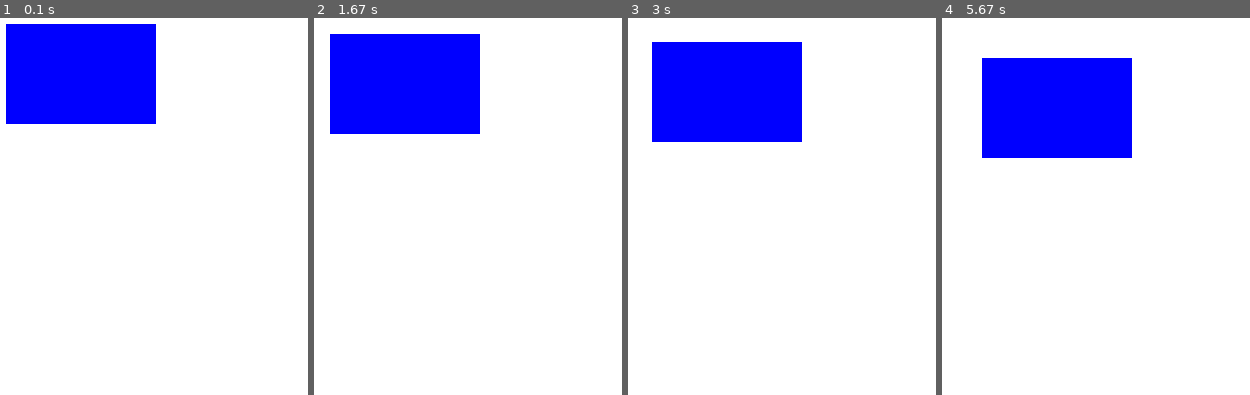
Above: before the commit, frames 1-4 (left to right).
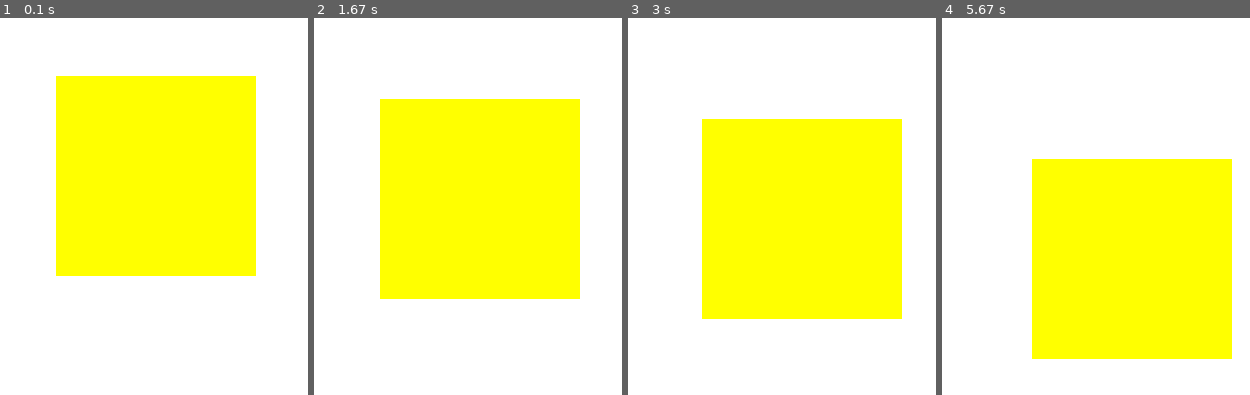
Above: after the commit, the same moments.

Repository: lookinALX/pygameProject
Game: pygame game, started from main.py
Two runs of this game, one before a commit and one after it. Both use one fixed random seed, a clock stepped at 60 frames per second and the inputs below.
Inputs:
- Up to frame 1 (0.1 s): no input
- Up to frame 2 (1.67 s): no input
- Up to frame 3 (3 s): no input
- Up to frame 4 (5.67 s): no input

The runs differ from the first frame. In frame 1, 43% of the frame differs, in the area x 1-84%, y 1-69%; in frame 2, 44%; in frame 3, 45%; in frame 4, 47%, in the area x 12-95%, y 10-91%.

Commit message:
Новая ветка

Diff:
--- a/main.py
+++ b/main.py
@@ -10,7 +10,8 @@
     screen = pygame.display.set_mode((constants.SCREEN_WIDTH, constants.SCREEN_HEIGHT))
 
     rectangle1 = shapes.Rectangle((0, 0, 255), 50, 50, 150, 100, 0.1, 0.1)
-
+    square1 = shapes.Square((255,255,0),100,100,200,0.1, 0.25 )
+    circle1 = shapes.Circle((255,0,0), 100,100,100,0.1,0.25)
     # Бесконечный цикл программы
     running = True
     while running:
@@ -21,10 +22,13 @@
 
         # TODO: отрисовать и двигать круг, квадрат
         # Draw objects
-        rectangle1.draw(screen)
-
+        #rectangle1.draw(screen)
+        square1.draw(screen)
+        #Circle1.draw(screen)
         # Move objects
-        rectangle1.move()
+        #rectangle1.move()
+        square1.move()
+        #Circle1.move()
 
         pygame.display.update()
 
--- a/shapes.py
+++ b/shapes.py
@@ -170,7 +170,7 @@
     """
 
     def __init__(self, color, x, y, r, speed_x=0, speed_y=0):
-        super().__init__(self, x, y, speed_x, speed_y, color)
+        super().__init__(color , x, y, speed_x, speed_y)
         self.r = r
 
     def draw(self, surface):
